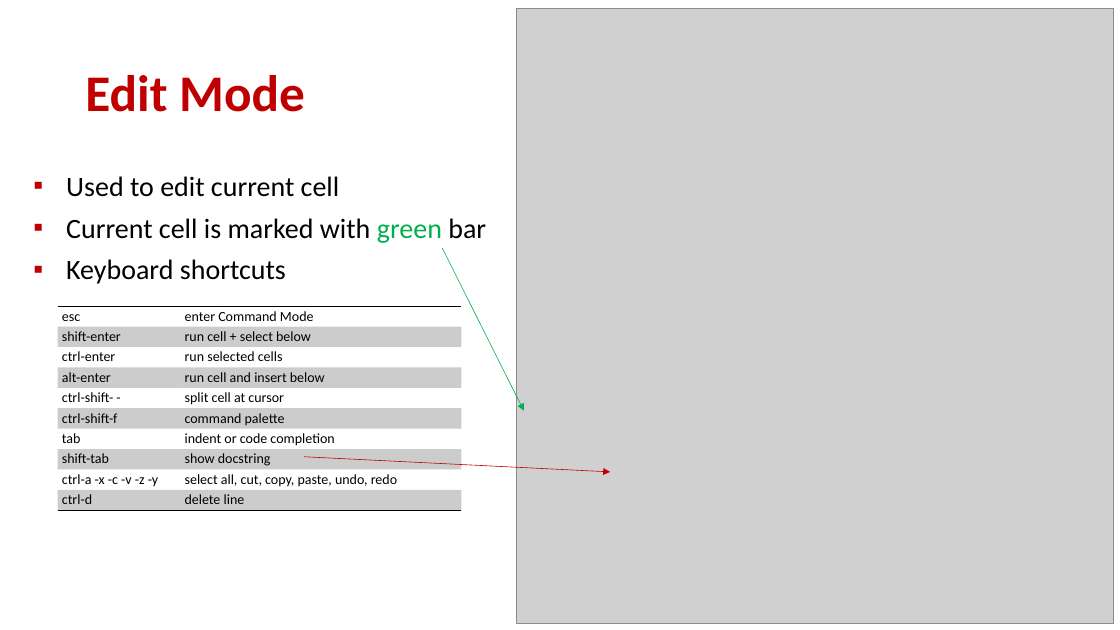
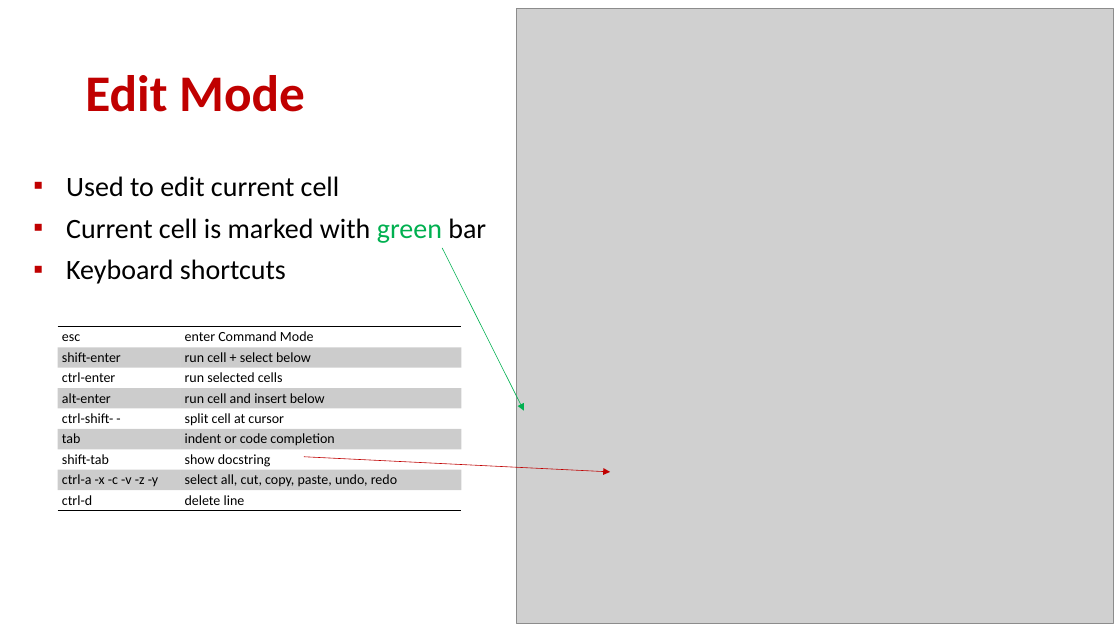
Before and after one commit to gsbrodal/gsbrodal.github.io, a slide deck: slide 28 of ipsa/slides/optimization.pptx. Drawn at 1120x630 pixels with LibreOffice and Linux fonts; fonts in the diff are those of the drawing; grey boxes stand for pictures. Boxes give left, top, right and bottom in pixels: in the first picture for what was removed or moved away, otherwise in the second. Text is boxed around its words. In the diff, an @@ line names an element or a change of style, - is before the commit and + after.

```diff
--- a/ipsa/slides/optimization.pptx
+++ b/ipsa/slides/optimization.pptx
@@ table at [58,327,462,509] @@
-row 6: ctrl-shift-f | command palette
@@ table: place and size @@
-table at [58,306,462,508]
+table at [58,327,462,509]
```
Also in this commit, not shown: 3 other slides changed, 5 other files.
